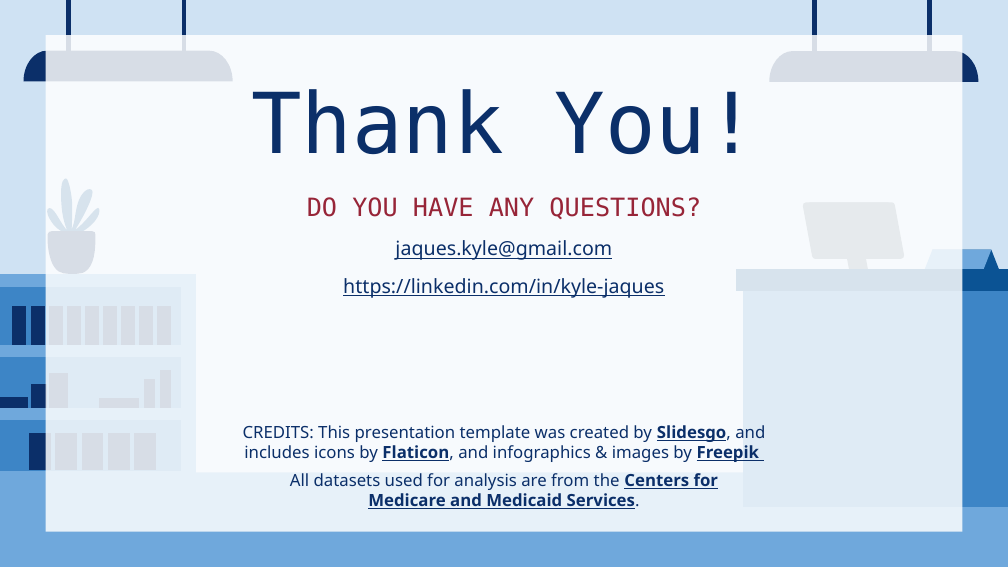
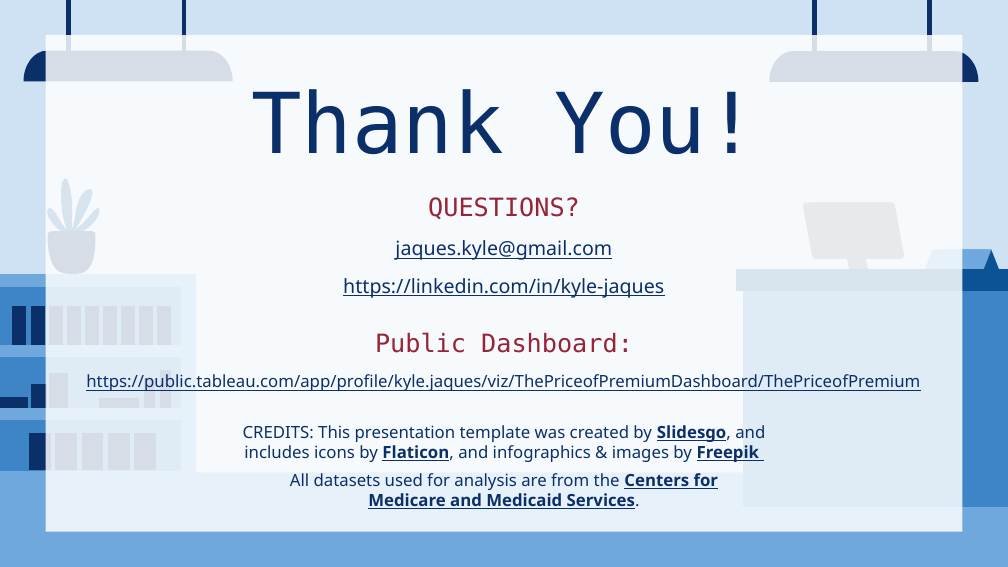
Before and after one commit to kjaques/hospital-financial-and-quality-performance, a slide deck: slide 17 of The Price of Premium Presentation.pptx. Drawn at 1008x567 pixels with LibreOffice and Linux fonts; fonts in the diff are those of the drawing. Boxes give left, top, right and bottom in pixels: in the first picture for what was removed or moved away, otherwise in the second. Text is boxed around its words. In the diff, an @@ line names an element or a change of style, - is before the commit and + after.

Commit message:
Public dashbaord link added to presentation, repo dashboard replaced with twbx (packaged with data)

```diff
--- a/The Price of Premium Presentation.pptx
+++ b/The Price of Premium Presentation.pptx
@@ subtitle at box(428, 197, 580, 219): text changed @@
-DO YOU HAVE ANY QUESTIONS?
+QUESTIONS?
@@ text added at box(86, 332, 920, 391), 12 pt, text #0B2F69, underline @@
+Public Dashboard:
+https://public.tableau.com/app/profile/kyle.jaques/viz/ThePriceofPremiumDashboard/ThePriceofPremium
```
Also in this commit, not shown: 1 other slide changed, 2 other files.
